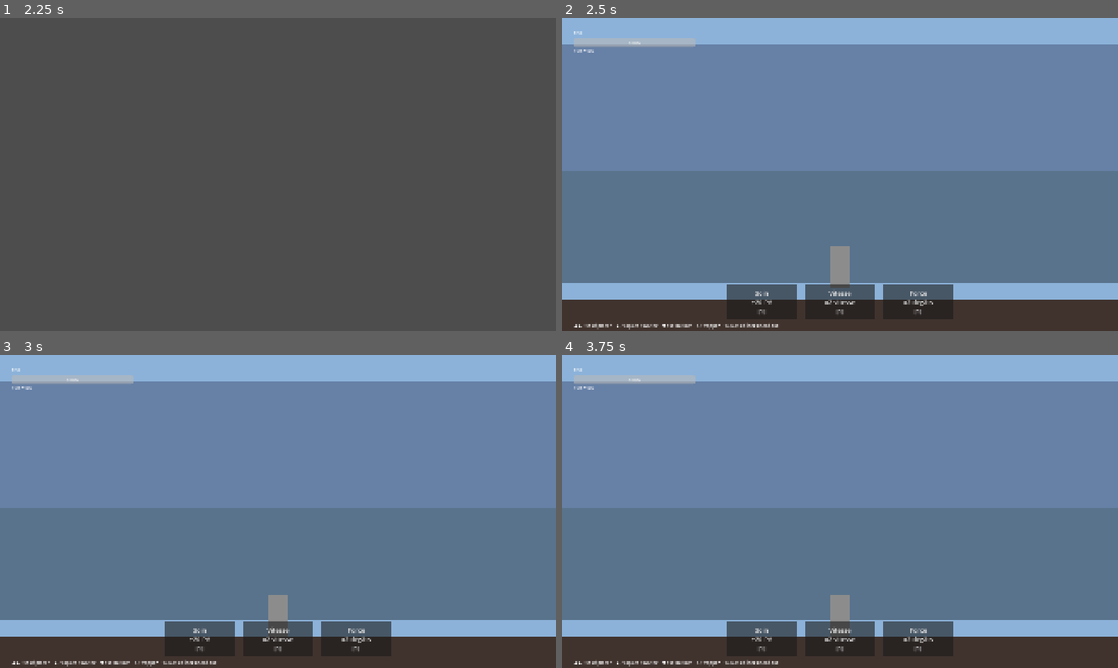
Above: before the commit, frames 1-4 (two rows, left to right).
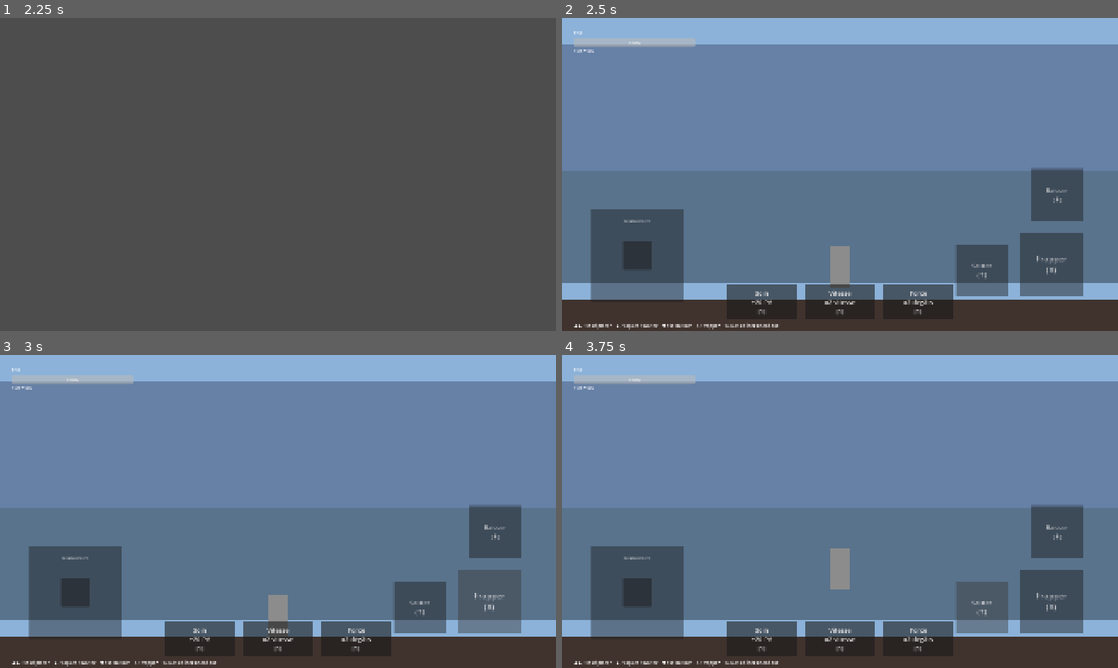
Above: after the commit, the same moments.

Repository: EstebanFlores27/MedocFighterV2
Game: Godot game, scene res://scenes/main_menu.tscn
Two runs of this game, one before a commit and one after it. Both use one fixed random seed, a clock stepped at 60 frames per second and the inputs below.
Inputs (mouse positions are in pixels of both pictures, inside the frame that each line leads up to):
- Up to frame 1 (2.25 s): click "Nouvelle partie" at 0.5 s; click "Passer ▶▶" at 1.25 s; click "Entrer" at 2 s
- Up to frame 2 (2.5 s): no input
- Up to frame 3 (3 s): click (489, 602) at 2.75 s, where only the run after the commit has a clickable "Frapper (X)"
- Up to frame 4 (3.75 s): click (984, 608) at 3.5 s, where only the run after the commit has a clickable "Sauter (↑)"

Frame 1 is identical in both runs. In frame 2, 10% of the frame differs, in the area x 5-94%, y 47-90%; in frame 3, 10%; in frame 4, 11%.

Commit message:
M9: touch controls overlay (virtual joystick + on-screen buttons)
Adds a CanvasLayer overlay instanced inside the level. Left side has a
custom virtual joystick that maps drag direction to the existing
move_left / move_right / duck / jump input actions; the joystick reads
pure InputEvent so it works with both touch and mouse drag (so
desktop QA can validate before an Android device is on hand). Right
side has three on-screen buttons (Frapper, Sauter, Baisser) using a
small action_button.gd script that wires Button.button_down/up to
Input.action_press/release for the matching action.

Joystick thresholds: 0.3 to start moving, 0.5 down to duck, -0.5 up to
edge-trigger jump. Knob clamps at 100 px from center. Multitouch is
fine: joystick captures by touch index, buttons handle their own
fingers independently.

Visual is placeholder Panels with 0.7 modulate.alpha for the
60–75 % opacity called out in the doc; sizes match (joystick 320×320,
punch 220×220, secondary 180×180).

Adds a new section to GAME_SPEC.md describing the manual Android
export setup (SDK install, debug keystore, preset config). The APK
build itself is left to the team since it needs the Android SDK on
the local machine; export_presets.cfg is intentionally not committed
because it pins local keystore paths.

Co-Authored-By: Claude Opus 4.7 <noreply@anthropic.com>

Diff:
--- a/scenes/level.tscn
+++ b/scenes/level.tscn
@@ -1,8 +1,9 @@
-[gd_scene load_steps=6 format=3]
+[gd_scene load_steps=7 format=3]
 
 [ext_resource type="PackedScene" path="res://scenes/player.tscn" id="1_player"]
 [ext_resource type="PackedScene" path="res://scenes/chronik.tscn" id="2_chronik"]
 [ext_resource type="PackedScene" path="res://scenes/combat_hud.tscn" id="3_hud"]
+[ext_resource type="PackedScene" path="res://scenes/touch_controls.tscn" id="4_touch"]
 
 [sub_resource type="RectangleShape2D" id="RectangleShape2D_floor"]
 size = Vector2(4000, 100)
@@ -96,3 +97,5 @@
 victory_text = "Tu as gardé ton bouclier naturel intact ! La peau est la première barrière de ton corps. Tu as évité une inflammation qui aurait pu causer des lésions profondes, des douleurs constantes ou des infections sévères."
 
 [node name="CombatHUD" parent="." instance=ExtResource("3_hud")]
+
+[node name="TouchControls" parent="." instance=ExtResource("4_touch")]
--- /dev/null
+++ b/scenes/touch_controls.tscn
@@ -0,0 +1,99 @@
+[gd_scene load_steps=3 format=3]
+
+[ext_resource type="Script" path="res://scripts/virtual_joystick.gd" id="1_joy"]
+[ext_resource type="Script" path="res://scripts/action_button.gd" id="2_btn"]
+
+[node name="TouchControls" type="CanvasLayer"]
+layer = 5
+
+[node name="Joystick" type="Control" parent="."]
+layout_mode = 1
+anchors_preset = 2
+anchor_top = 1.0
+anchor_bottom = 1.0
+offset_left = 100.0
+offset_top = -420.0
+offset_right = 420.0
+offset_bottom = -100.0
+modulate = Color(1, 1, 1, 0.7)
+script = ExtResource("1_joy")
+
+[node name="Base" type="Panel" parent="Joystick"]
+layout_mode = 1
+anchors_preset = 15
+anchor_right = 1.0
+anchor_bottom = 1.0
+
+[node name="BaseLabel" type="Label" parent="Joystick"]
+layout_mode = 1
+anchors_preset = 8
+anchor_left = 0.5
+anchor_top = 0.5
+anchor_right = 0.5
+anchor_bottom = 0.5
+offset_left = -120.0
+offset_top = -130.0
+offset_right = 120.0
+offset_bottom = -100.0
+theme_override_font_sizes/font_size = 14
+horizontal_alignment = 1
+text = "Déplacement"
+
+[node name="Knob" type="Panel" parent="Joystick"]
+layout_mode = 0
+offset_left = 110.0
+offset_top = 110.0
+offset_right = 210.0
+offset_bottom = 210.0
+modulate = Color(1, 1, 1, 1.2)
+
+[node name="PunchBtn" type="Button" parent="."]
+anchors_preset = 3
+anchor_left = 1.0
+anchor_top = 1.0
+anchor_right = 1.0
+anchor_bottom = 1.0
+offset_left = -340.0
+offset_top = -340.0
+offset_right = -120.0
+offset_bottom = -120.0
+modulate = Color(1, 1, 1, 0.75)
+theme_override_font_sizes/font_size = 28
+text = "Frapper
+(X)"
+script = ExtResource("2_btn")
+action = "punch"
+
+[node name="JumpBtn" type="Button" parent="."]
+anchors_preset = 3
+anchor_left = 1.0
+anchor_top = 1.0
+anchor_right = 1.0
+anchor_bottom = 1.0
+offset_left = -560.0
+offset_top = -300.0
+offset_right = -380.0
+offset_bottom = -120.0
+modulate = Color(1, 1, 1, 0.75)
+theme_override_font_sizes/font_size = 22
+text = "Sauter
+(↑)"
+script = ExtResource("2_btn")
+action = "jump"
+
+[node name="DuckBtn" type="Button" parent="."]
+anchors_preset = 3
+anchor_left = 1.0
+anchor_top = 1.0
+anchor_right = 1.0
+anchor_bottom = 1.0
+offset_left = -300.0
+offset_top = -560.0
+offset_right = -120.0
+offset_bottom = -380.0
+modulate = Color(1, 1, 1, 0.75)
+theme_override_font_sizes/font_size = 22
+text = "Baisser
+(↓)"
+script = ExtResource("2_btn")
+action = "duck"
--- /dev/null
+++ b/scripts/action_button.gd
@@ -0,0 +1,16 @@
+extends Button
+
+@export var action: String = ""
+
+func _ready() -> void:
+	button_down.connect(_on_press)
+	button_up.connect(_on_release)
+	mouse_filter = Control.MOUSE_FILTER_STOP
+
+func _on_press() -> void:
+	if action != "" and InputMap.has_action(action):
+		Input.action_press(action)
+
+func _on_release() -> void:
+	if action != "" and InputMap.has_action(action):
+		Input.action_release(action)
--- /dev/null
+++ b/scripts/virtual_joystick.gd
@@ -0,0 +1,87 @@
+extends Control
+
+const ACTIVATION_THRESHOLD := 0.3
+const DUCK_THRESHOLD := 0.5
+const JUMP_THRESHOLD := -0.5
+const KNOB_RADIUS := 100.0
+
+@onready var knob: Panel = $Knob
+
+var _touch_index: int = -1
+var _last_jump: bool = false
+
+func _ready() -> void:
+	mouse_filter = Control.MOUSE_FILTER_STOP
+	resized.connect(_reset_knob)
+	_reset_knob()
+
+func _input(event: InputEvent) -> void:
+	if event is InputEventScreenTouch:
+		var t := event as InputEventScreenTouch
+		if t.pressed and _touch_index == -1 and _has_point(t.position):
+			_touch_index = t.index
+			_update_knob(t.position)
+			get_viewport().set_input_as_handled()
+		elif (not t.pressed) and t.index == _touch_index:
+			_release()
+			get_viewport().set_input_as_handled()
+	elif event is InputEventScreenDrag:
+		var d := event as InputEventScreenDrag
+		if d.index == _touch_index:
+			_update_knob(d.position)
+			get_viewport().set_input_as_handled()
+	elif event is InputEventMouseButton:
+		var m := event as InputEventMouseButton
+		if m.button_index == MOUSE_BUTTON_LEFT:
+			if m.pressed and _touch_index == -1 and _has_point(m.position):
+				_touch_index = -2
+				_update_knob(m.position)
+				get_viewport().set_input_as_handled()
+			elif (not m.pressed) and _touch_index == -2:
+				_release()
+				get_viewport().set_input_as_handled()
+	elif event is InputEventMouseMotion and _touch_index == -2:
+		_update_knob((event as InputEventMouseMotion).position)
+
+func _has_point(global_pos: Vector2) -> bool:
+	return get_global_rect().has_point(global_pos)
+
+func _update_knob(global_pos: Vector2) -> void:
+	var local := global_pos - global_position
+	var center := size / 2
+	var v := local - center
+	if v.length() > KNOB_RADIUS:
+		v = v.normalized() * KNOB_RADIUS
+	knob.position = center - knob.size / 2 + v
+	var dir := v / KNOB_RADIUS
+	_set_action("move_left", dir.x < -ACTIVATION_THRESHOLD)
+	_set_action("move_right", dir.x > ACTIVATION_THRESHOLD)
+	_set_action("duck", dir.y > DUCK_THRESHOLD)
+	var jump := dir.y < JUMP_THRESHOLD
+	if jump and not _last_jump:
+		Input.action_press("jump")
+	elif (not jump) and _last_jump:
+		Input.action_release("jump")
+	_last_jump = jump
+
+func _reset_knob() -> void:
+	if knob == null:
+		return
+	var center := size / 2
+	knob.position = center - knob.size / 2
+
+func _release() -> void:
+	_touch_index = -1
+	_reset_knob()
+	_set_action("move_left", false)
+	_set_action("move_right", false)
+	_set_action("duck", false)
+	if _last_jump:
+		Input.action_release("jump")
+		_last_jump = false
+
+func _set_action(action_name: String, pressed: bool) -> void:
+	if pressed and not Input.is_action_pressed(action_name):
+		Input.action_press(action_name)
+	elif (not pressed) and Input.is_action_pressed(action_name):
+		Input.action_release(action_name)
Not shown, changed: docs/GAME_SPEC.md
